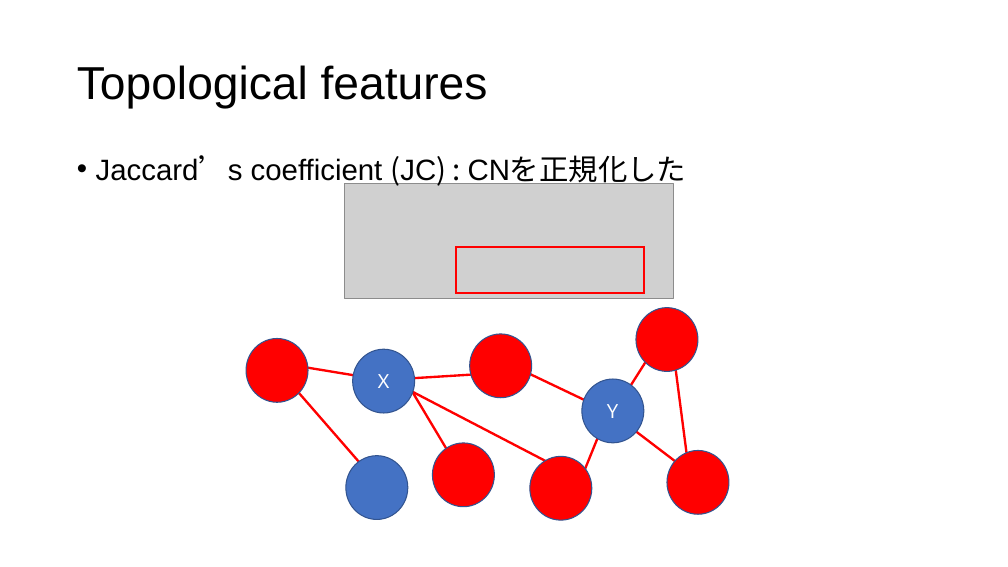
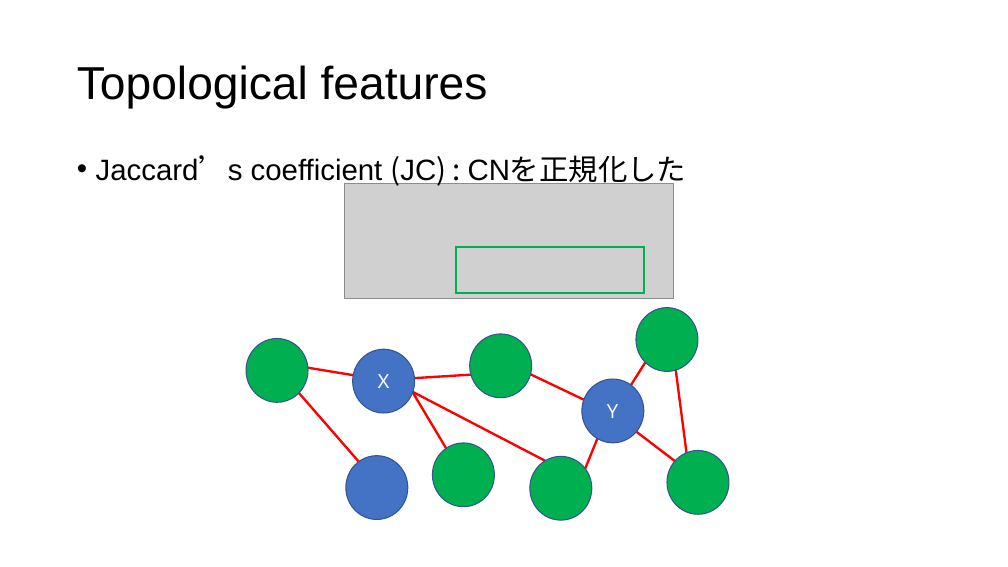
Before and after one commit to tsutarou10/variousFile, a slide deck: slide 30 of Predicting potential drug-drug interactions on topological and semantic similarity features using statistical learning.pptx. Drawn at 1008x567 pixels with LibreOffice and Linux fonts; fonts in the diff are those of the drawing; grey boxes stand for pictures. Boxes give left, top, right and bottom in pixels: in the first picture for what was removed or moved away, otherwise in the second. Text is boxed around its words. In the diff, an @@ line names an element or a change of style, - is before the commit and + after.

```diff
--- a/Predicting potential drug-drug interactions on topological and semantic similarity features using statistical learning.pptx
+++ b/Predicting potential drug-drug interactions on topological and semantic similarity features using statistical learning.pptx
@@ rectangle at [456, 247, 644, 293]: outline #FF0000 2.25 pt to #00B050 2.25 pt @@
@@ fill #FF0000 to #00B050 in 6 elements at [246, 339, 308, 402], [433, 443, 495, 507], [636, 308, 698, 371], [667, 451, 729, 514], [530, 457, 592, 520], [470, 334, 532, 398] @@
```
Also in this commit, not shown: 12 other slides changed, 2 slides added.
